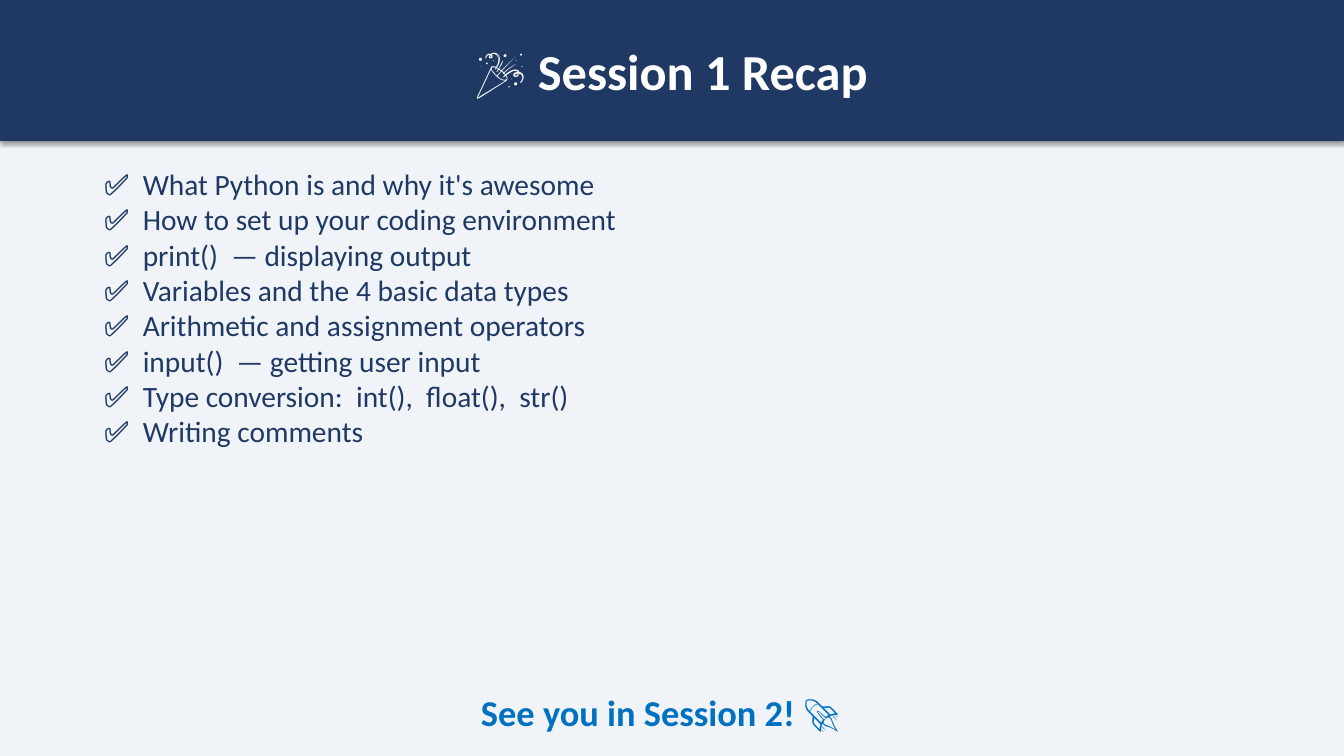
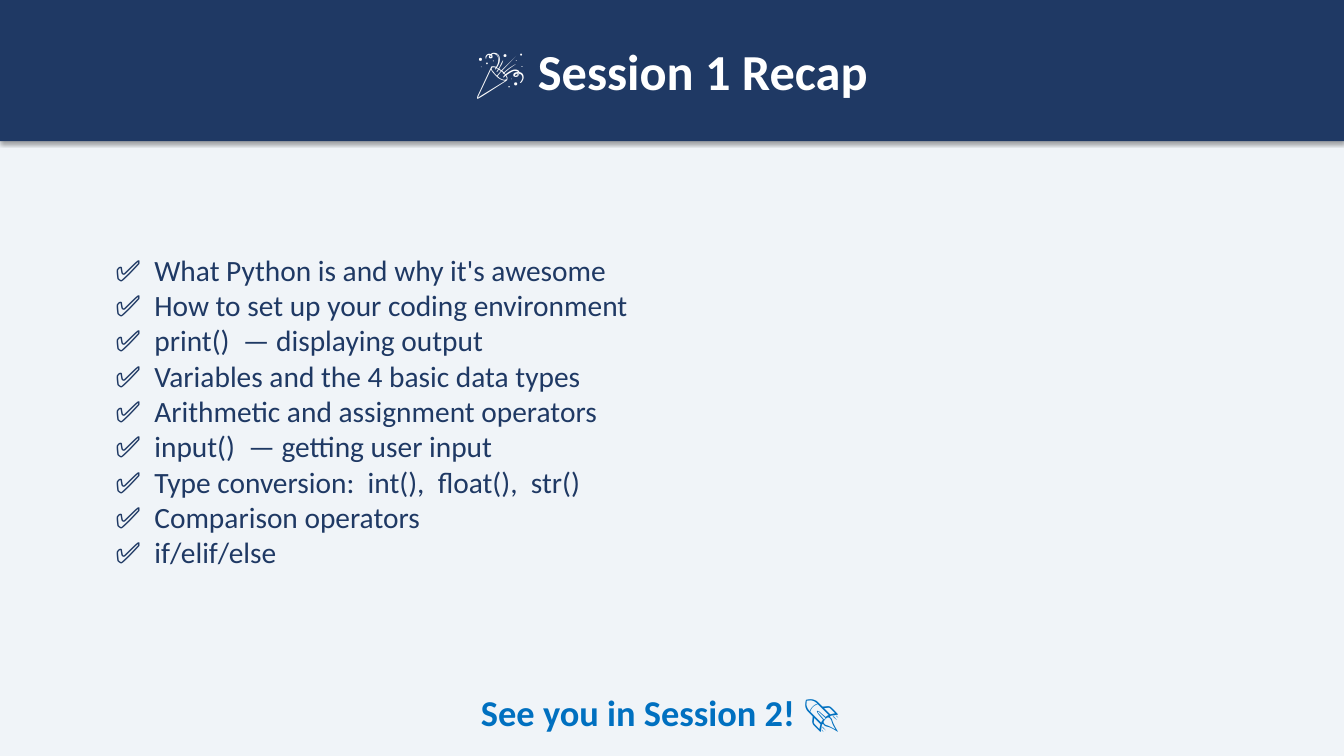
Before and after one commit to cvc-comanescu-catalin/python-course, a slide deck: slide 31 of slides/session1_intro_and_basics.pptx (slide 27 before the commit). Drawn at 1344x756 pixels with LibreOffice and Linux fonts; fonts in the diff are those of the drawing. Boxes give left, top, right and bottom in pixels: in the first picture for what was removed or moved away, otherwise in the second. Text is boxed around its words. In the diff, an @@ line names an element or a change of style, - is before the commit and + after.

```diff
--- a/slides/session1_intro_and_basics.pptx
+++ b/slides/session1_intro_and_basics.pptx
@@ text "✅ What Python is and ...": place and size @@
-text "✅ What Python is and ..." at [143, 174, 615, 447]
+text "✅ What Python is and ..." at [154, 260, 627, 565]
@@ text at [154, 508, 420, 565]: text changed @@
-✅ Writing comments
+✅ Comparison operators
+✅ if/elif/else
```
Also in this commit, not shown: 12 other slides changed, 6 slides added, 2 slides removed, 7 other files.
